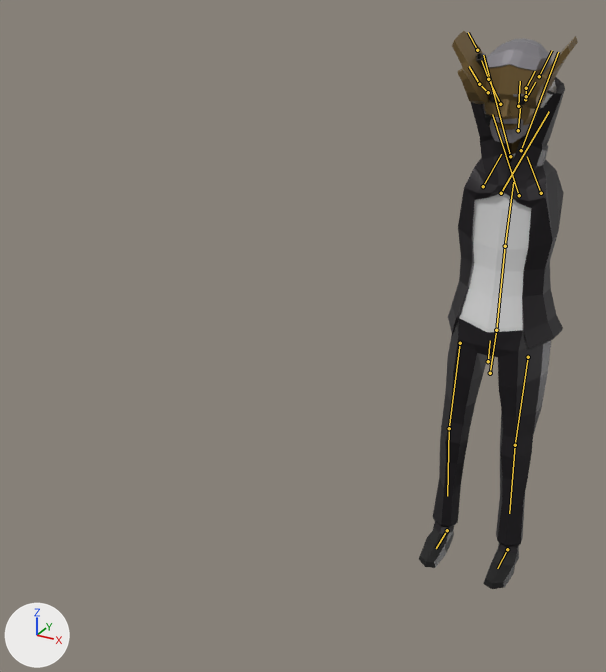
The glTF model scenes/pilot/pilot_pistol_kit.glb: old version first, new version second.
The view is the same before and after, from a 50 mm camera at (0.71, -2.71, 2.1) aimed at (-0.48, -0.55, 1.02). Every picture has the same lights, and +X, +Y and +Z are marked at lower left. The first picture is the older version. Both versions are drawn at frame 18 of the action 'pistol_idle'; the numbers are the values there. The bones that change, and the others that lie on the model, are drawn over the model as lines.

Objects in the first picture: 'PilotMesh_OK', 'PistolProp'.
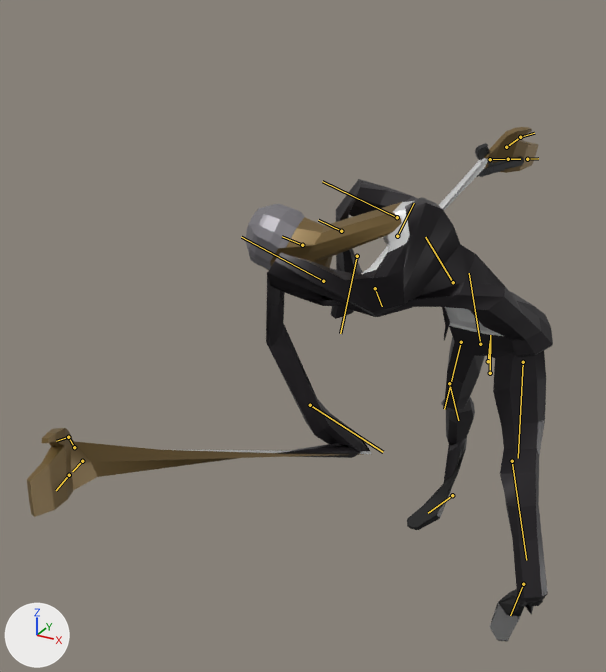
Pixel boxes [x1, y1, x2, y2] of what changed, in the pictures (606 x 672 px):
'PilotMesh_OK', posed (229% wider, 8% shorter)
    before: [419, 31, 578, 589]
    after: [27, 127, 553, 642]
'PistolProp', posed (mostly hidden before)
    before: [476, 53, 492, 126]
    after: [475, 143, 524, 177]
bone 'Hips', root to tip
    before: (490, 373) to (496, 330)
    after: (490, 373) to (490, 335)
bone 'Abdomen', root to tip
    before: (496, 330) to (505, 246)
    after: (480, 344) to (469, 273)
bone 'Torso', root to tip
    before: (505, 246) to (513, 182)
    after: (453, 282) to (425, 237)
bone 'Neck', root to tip
    before: (518, 130) to (520, 106)
    after: (341, 231) to (318, 220)
bone 'Head', root to tip
    before: (518, 106) to (520, 81)
    after: (302, 245) to (282, 236)
bone 'Shoulder.L', root to tip
    before: (541, 193) to (527, 156)
    after: (375, 288) to (382, 306)
bone 'UpperArm.L', root to tip
    before: (501, 193) to (549, 111)
    after: (323, 281) to (241, 237)
bone 'LowerArm.L', root to tip
    before: (521, 150) to (558, 52)
    after: (310, 405) to (383, 452)
bone 'Palm.L', root to tip
    before: (525, 99) to (535, 82)
    after: (82, 461) to (72, 471)
bone 'Shoulder.R', root to tip
    before: (483, 186) to (501, 154)
    after: (397, 236) to (414, 203)
bone 'UpperArm.R', root to tip
    before: (519, 195) to (492, 114)
    after: (397, 217) to (322, 181)
bone 'LowerArm.R', root to tip
    before: (510, 156) to (483, 55)
    after: (357, 256) to (340, 333)
bone 'Palm.R', root to tip
    before: (500, 104) to (488, 79)
    after: (490, 159) to (508, 159)
bone 'UpperLeg.L', root to tip
    before: (528, 357) to (515, 445)
    after: (523, 362) to (518, 458)
bone 'LowerLeg.L', root to tip
    before: (515, 445) to (509, 513)
    after: (512, 461) to (526, 560)
bone 'UpperLeg.R', root to tip
    before: (460, 343) to (449, 428)
    after: (461, 342) to (444, 409)
bone 'LowerLeg.R', root to tip
    before: (449, 428) to (447, 496)
    after: (449, 383) to (458, 420)
bone 'Foot.L', root to tip
    before: (507, 549) to (497, 568)
    after: (523, 584) to (510, 615)
bone 'Foot.R', root to tip
    before: (447, 530) to (436, 548)
    after: (452, 495) to (428, 513)

What changed in the scene script:
```text
Change bone_hips:
    where bone_hips = bpy.data.objects['PilotRig_QM'].pose.bones['Hips']  # child of 'Body'
    bone_hips.rotation_quaternion: (1.0, 0.0, 0.0, 0.0) -> (0.978, 0.175, -0.116, -0.003)  # degrees (0, 0, 0) -> degrees (21, -13, -3)
Change bone_abdomen:
    where bone_abdomen = bpy.data.objects['PilotRig_QM'].pose.bones['Abdomen']  # child of 'Hips'
    bone_abdomen.location: (0.0, 0.0, 0.0) -> (-0.006, 0.001, 0.055)
    bone_abdomen.rotation_quaternion: (1.0, 0.0, 0.0, 0.0) -> (0.993, 0.015, -0.116, 0.001)  # degrees (0, 0, 0) -> degrees (2, -13, 0)
Change bone_torso:
    where bone_torso = bpy.data.objects['PilotRig_QM'].pose.bones['Torso']  # child of 'Abdomen'
    bone_torso.location: (0.0, 0.0, 0.0) -> (-0.007, -0.009, 0.063)
    bone_torso.rotation_quaternion: (1.0, 0.029, 0.0, 0.0) -> (0.922, 0.215, -0.321, -0.03)  # degrees (3, 0, 0) -> degrees (31, -35, -14)
Change bone_neck:
    where bone_neck = bpy.data.objects['PilotRig_QM'].pose.bones['Neck']  # child of 'Torso'
    bone_neck.location: (0.0, 0.003, 0.022) -> (-0.039, -0.009, 0.226)
    bone_neck.rotation_quaternion: (1.0, 0.0, 0.0, 0.0) -> (0.944, 0.243, -0.218, 0.041)  # degrees (0, 0, 0) -> degrees (29, -26, -2)
Change bone_head:
    where bone_head = bpy.data.objects['PilotRig_QM'].pose.bones['Head']  # child of 'Neck'
    bone_head.location: (0.0, 0.003, 0.022) -> (-0.053, -0.018, 0.26)
    bone_head.rotation_quaternion: (0.999, 0.034, 0.0, 0.0) -> (0.976, 0.198, -0.016, 0.084)  # degrees (4, 0, 0) -> degrees (23, -4, 9)
Change bone_shoulder_l:
    where bone_shoulder_l = bpy.data.objects['PilotRig_QM'].pose.bones['Shoulder.L']  # child of 'Torso'
    bone_shoulder_l.location: (-0.001, 0.001, 0.011) -> (-0.024, -0.049, 0.203)
    bone_shoulder_l.rotation_quaternion: (0.819, 0.0, 0.0, 0.574) -> (0.784, -0.272, -0.53, -0.172)  # degrees (0, 0, 70) -> degrees (-40, -68, 3)
Change bone_upperarm_l:
    where bone_upperarm_l = bpy.data.objects['PilotRig_QM'].pose.bones['UpperArm.L']  # child of 'Shoulder.L'
    bone_upperarm_l.location: (0.001, -0.145, 0.013) -> (0.164, -0.025, -0.099)
    bone_upperarm_l.rotation_quaternion: (1.0, 0.0, 0.0, 0.0) -> (0.269, 0.383, 0.558, -0.685)  # degrees (0, 0, 0) -> degrees (99, 124, -6)
Change bone_lowerarm_l:
    where bone_lowerarm_l = bpy.data.objects['PilotRig_QM'].pose.bones['LowerArm.L']  # child of 'UpperArm.L'
    bone_lowerarm_l.location: (0.011, -0.141, 0.032) -> (0.445, -0.387, -0.188)
    bone_lowerarm_l.rotation_quaternion: (0.998, 0.0, -0.004, -0.07) -> (0.331, 0.362, 0.016, -0.871)  # degrees (0, 0, -8) -> degrees (16, 40, -132)
Change bone_palm_l:
    where bone_palm_l = bpy.data.objects['PilotRig_QM'].pose.bones['Palm.L']  # child of 'LowerArm.L'
    bone_palm_l.location: (0.057, -0.148, 0.006) -> (0.645, -0.933, -0.278)
    bone_palm_l.rotation_quaternion: (1.0, 0.0, 0.0, 0.0) -> (0.54, -0.236, -0.22, -0.777)  # degrees (0, 0, 0) -> degrees (6, -37, -112)
Change bone_shoulder_r:
    where bone_shoulder_r = bpy.data.objects['PilotRig_QM'].pose.bones['Shoulder.R']  # child of 'Torso'
    bone_shoulder_r.location: (0.0, 0.0, 0.011) -> (-0.01, 0.008, 0.087)
    bone_shoulder_r.rotation_quaternion: (0.819, 0.0, 0.0, -0.574) -> (0.798, -0.451, 0.389, 0.087)  # degrees (0, 0, -70) -> degrees (-66, 44, -17)
Change bone_upperarm_r:
    where bone_upperarm_r = bpy.data.objects['PilotRig_QM'].pose.bones['UpperArm.R']  # child of 'Shoulder.R'
    bone_upperarm_r.location: (0.001, -0.145, 0.012) -> (-0.001, 0.027, -0.081)
    bone_upperarm_r.rotation_quaternion: (1.0, 0.0, 0.0, 0.0) -> (0.405, 0.475, -0.57, 0.534)  # degrees (0, 0, 0) -> degrees (66, -104, 26)
Change bone_lowerarm_r:
    where bone_lowerarm_r = bpy.data.objects['PilotRig_QM'].pose.bones['LowerArm.R']  # child of 'UpperArm.R'
    bone_lowerarm_r.location: (-0.011, -0.141, 0.031) -> (-0.298, -0.24, -0.091)
    bone_lowerarm_r.rotation_quaternion: (0.998, 0.0, 0.004, 0.07) -> (0.629, 0.275, -0.137, 0.714)  # degrees (0, 0, 8) -> degrees (11, -34, 94)
Change bone_palm_r:
    where bone_palm_r = bpy.data.objects['PilotRig_QM'].pose.bones['Palm.R']  # child of 'LowerArm.R'
    bone_palm_r.location: (-0.057, -0.148, 0.007) -> (-0.624, -0.612, -0.136)
    bone_palm_r.rotation_quaternion: (1.0, 0.0, 0.0, 0.0) -> (0.69, 0.102, 0.045, 0.716)  # degrees (0, 0, 0) -> degrees (12, -5, 92)
Change bone_upperleg_l:
    where bone_upperleg_l = bpy.data.objects['PilotRig_QM'].pose.bones['UpperLeg.L']  # child of 'Body'
    bone_upperleg_l.location: (0.0, 0.0, 0.0) -> (-0.003, 0.004, -0.057)
    bone_upperleg_l.rotation_quaternion: (1.0, 0.0, 0.0, 0.0) -> (0.985, -0.101, 0.115, -0.084)  # degrees (0, 0, 0) -> degrees (-13, 12, -11)
Change bone_lowerleg_l:
    where bone_lowerleg_l = bpy.data.objects['PilotRig_QM'].pose.bones['LowerLeg.L']  # child of 'UpperLeg.L'
    bone_lowerleg_l.location: (0.0, 0.0, 0.0) -> (0.044, -0.045, -0.121)
    bone_lowerleg_l.rotation_quaternion: (1.0, 0.0, 0.0, 0.0) -> (0.995, -0.075, -0.021, -0.069)  # degrees (0, 0, 0) -> degrees (-8, -3, -8)
Change bone_upperleg_r:
    where bone_upperleg_r = bpy.data.objects['PilotRig_QM'].pose.bones['UpperLeg.R']  # child of 'Body'
    bone_upperleg_r.location: (0.0, 0.0, 0.0) -> (0.003, -0.005, 0.0)
    bone_upperleg_r.rotation_quaternion: (1.0, 0.0, 0.0, 0.0) -> (-0.975, -0.154, -0.112, -0.114)  # degrees (0, 0, 0) -> degrees (19, 11, 15)
Change bone_lowerleg_r:
    where bone_lowerleg_r = bpy.data.objects['PilotRig_QM'].pose.bones['LowerLeg.R']  # child of 'UpperLeg.R'
    bone_lowerleg_r.location: (0.0, 0.0, 0.0) -> (-0.059, 0.004, 0.112)
    bone_lowerleg_r.rotation_quaternion: (1.0, 0.0, 0.0, 0.0) -> (0.871, 0.08, 0.483, 0.033)  # degrees (0, 0, 0) -> degrees (18, 57, 14)
Change bone_foot_l:
    where bone_foot_l = bpy.data.objects['PilotRig_QM'].pose.bones['Foot.L']  # child of 'Bone'
    bone_foot_l.location: (0.0, 0.0, 0.0) -> (-0.116, 0.202, 0.033)
    bone_foot_l.rotation_quaternion: (1.0, 0.0, 0.0, 0.0) -> (0.013, -0.047, -0.967, 0.249)  # degrees (0, 0, 0) -> degrees (29, -180, -6)
Change bone_foot_r:
    where bone_foot_r = bpy.data.objects['PilotRig_QM'].pose.bones['Foot.R']  # child of 'Bone'
    bone_foot_r.location: (0.0, 0.0, 0.0) -> (0.05, -0.197, 0.027)
    bone_foot_r.rotation_quaternion: (1.0, 0.0, 0.0, 0.0) -> (0.104, -0.357, -0.899, 0.231)  # degrees (0, 0, 0) -> degrees (29, -179, -44)
```
